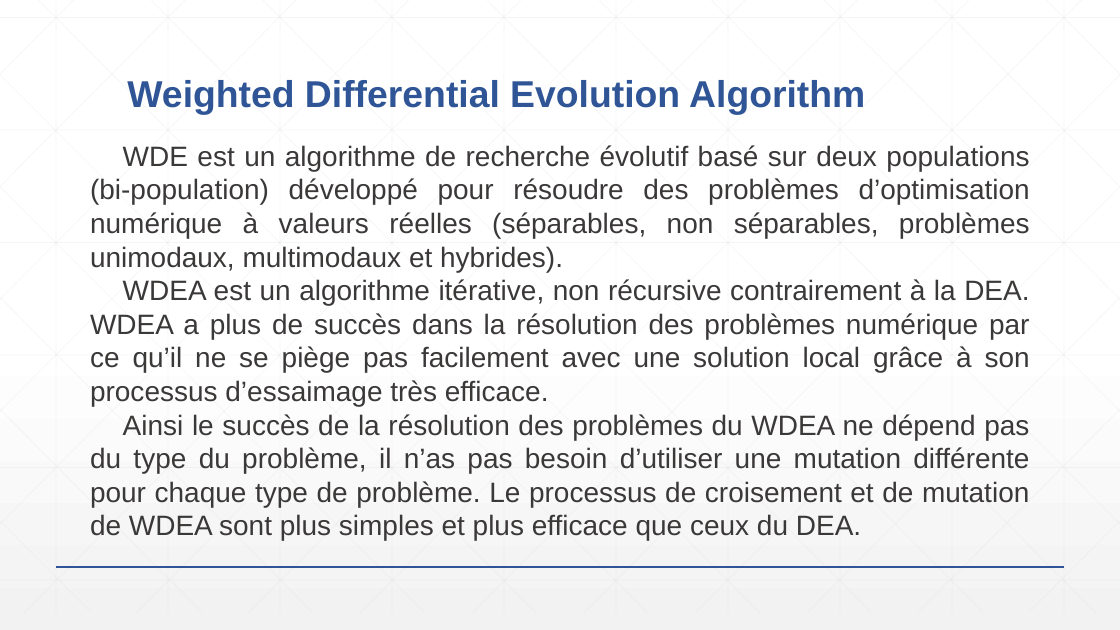
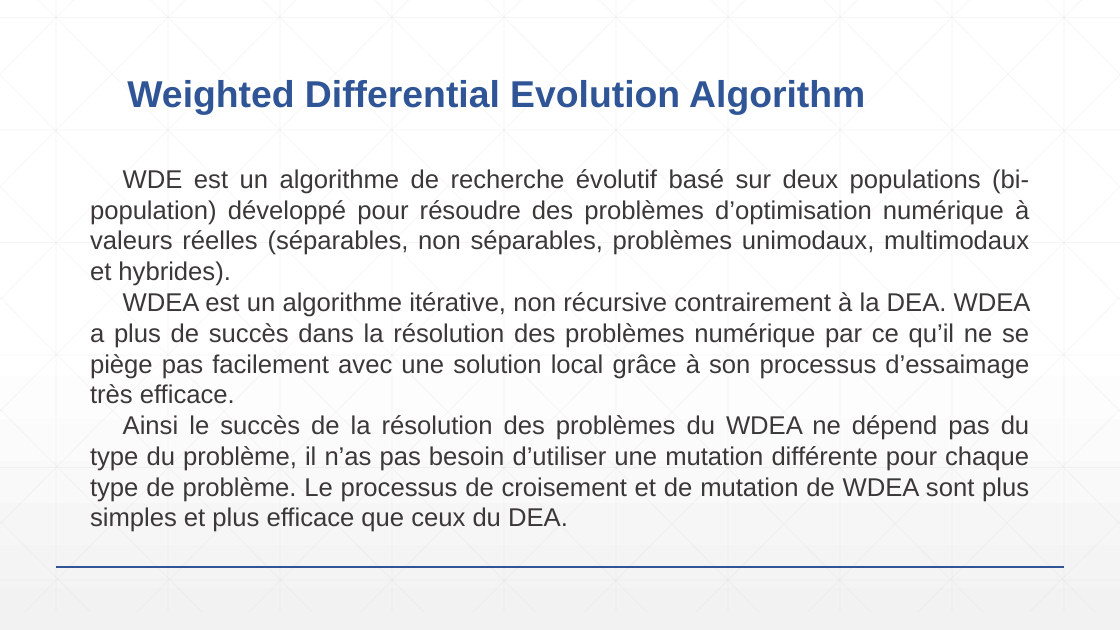
Before and after one commit to SAGNA01/WDEA, a slide deck: slide 4 of WeightedDifferentialEvolutionAlgorithm.pptx. Drawn at 1120x630 pixels with LibreOffice and Linux fonts; fonts in the diff are those of the drawing. Boxes give left, top, right and bottom in pixels: in the first picture for what was removed or moved away, otherwise in the second. Text is boxed around its words. In the diff, an @@ line names an element or a change of style, - is before the commit and + after.

```diff
--- a/WeightedDifferentialEvolutionAlgorithm.pptx
+++ b/WeightedDifferentialEvolutionAlgorithm.pptx
@@ text "WDE est un algorithme de ...": place and size @@
-text "WDE est un algorithme de ..." at box(90, 145, 1030, 541)
+text "WDE est un algorithme de ..." at box(90, 169, 1031, 532)
@@ text "WDE est un algorithme de ..." at box(90, 169, 1031, 532): size 24 to 22 pt @@
```
Also in this commit, not shown: 1 other slide changed.
